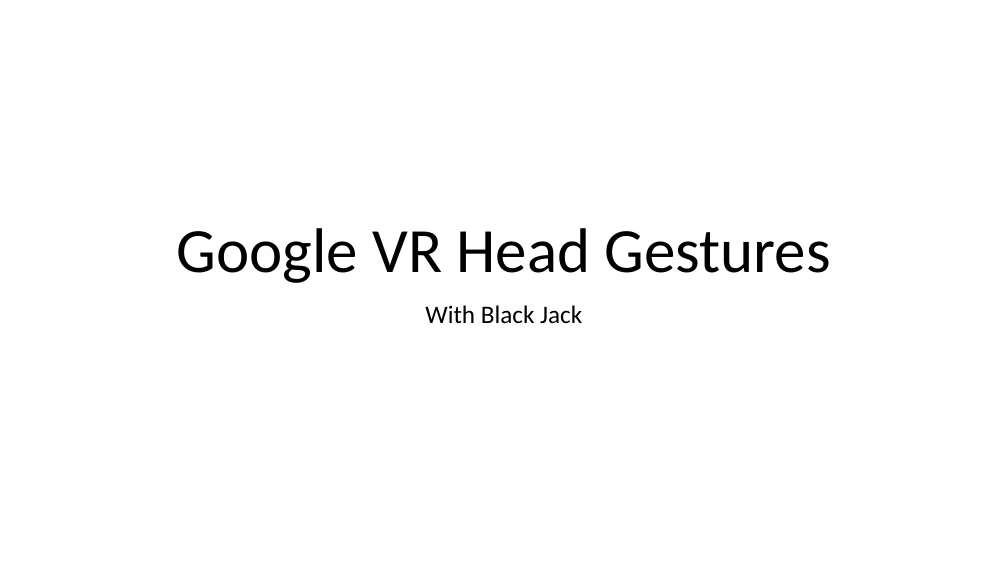
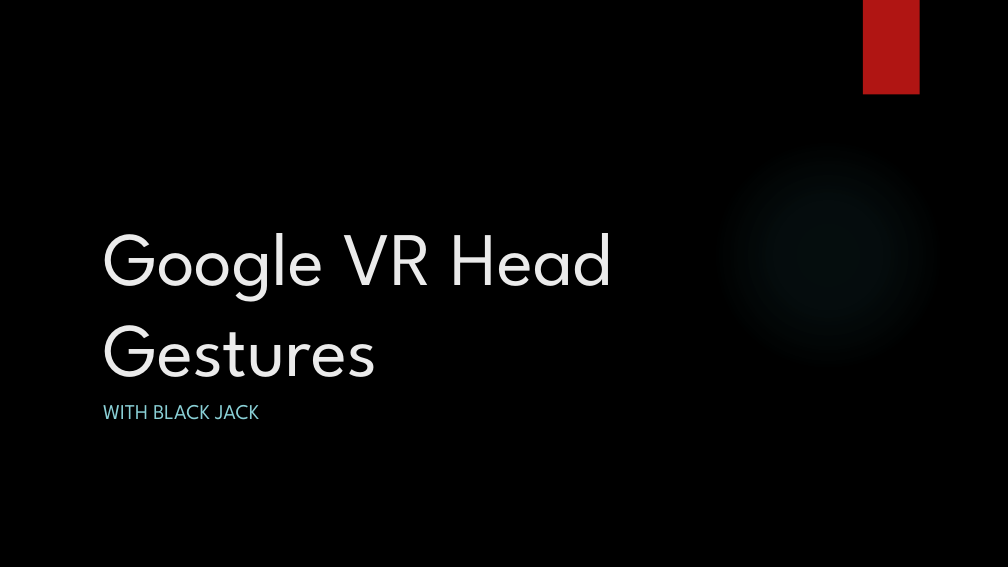
Before and after one commit to kevgleeson78/Gesture-Based-UI-Project, a slide deck: slide 1 of Presentation/New Microsoft PowerPoint Presentation.pptx. Drawn at 1008x567 pixels with LibreOffice and Linux fonts; fonts in the diff are those of the drawing; background and template pictures are left out. Boxes give left, top, right and bottom in pixels: in the first picture for what was removed or moved away, otherwise in the second. Text is boxed around its words. In the diff, an @@ line names an element or a change of style, - is before the commit and + after.

```diff
--- a/Presentation/New Microsoft PowerPoint Presentation.pptx
+++ b/Presentation/New Microsoft PowerPoint Presentation.pptx
@@ background #FFFFFF to picture (left out) @@
@@ rectangle added at bbox=[863, 0, 920, 95], fill #B01513 @@
@@ title "Google VR Head Gestures": place and size @@
-title "Google VR Head Gestures" at bbox=[177, 228, 831, 283]
+title "Google VR Head Gestures" at bbox=[103, 233, 612, 377]
@@ title "Google VR Head Gestures" at bbox=[103, 233, 612, 377]: size 60 to 72 pt, font Calibri to League Spartan, text colour #000000 to #EBEBEB; alignment centre to left; line spacing 0.9 to 1 @@
@@ ellipse added at bbox=[712, 138, 944, 371], fill gradient #50B9C1 @@
@@ subtitle at bbox=[103, 405, 259, 420]: text changed; size 24 to 20 pt; font Calibri to League Spartan; text colour #000000 to #8AD0D6 @@
-With Black Jack
+WITH BLACK JACK
```
Also in this commit, not shown: 7 other slides changed, 1 slide removed, 1 other file.
